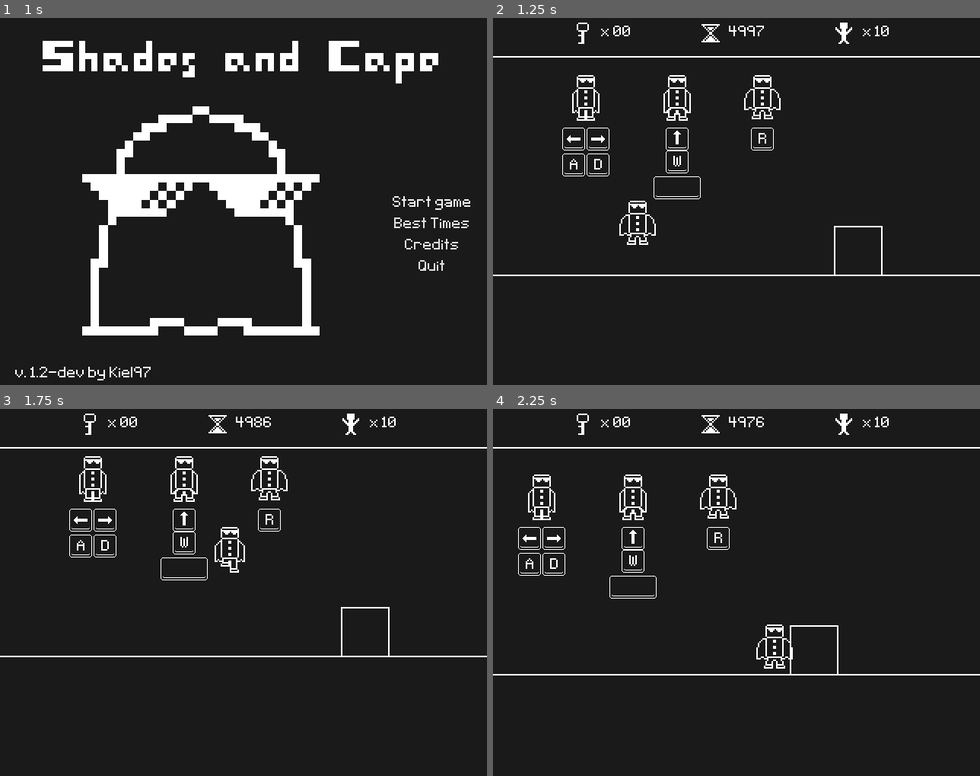
Above: before the commit, frames 1-4 (two rows, left to right).
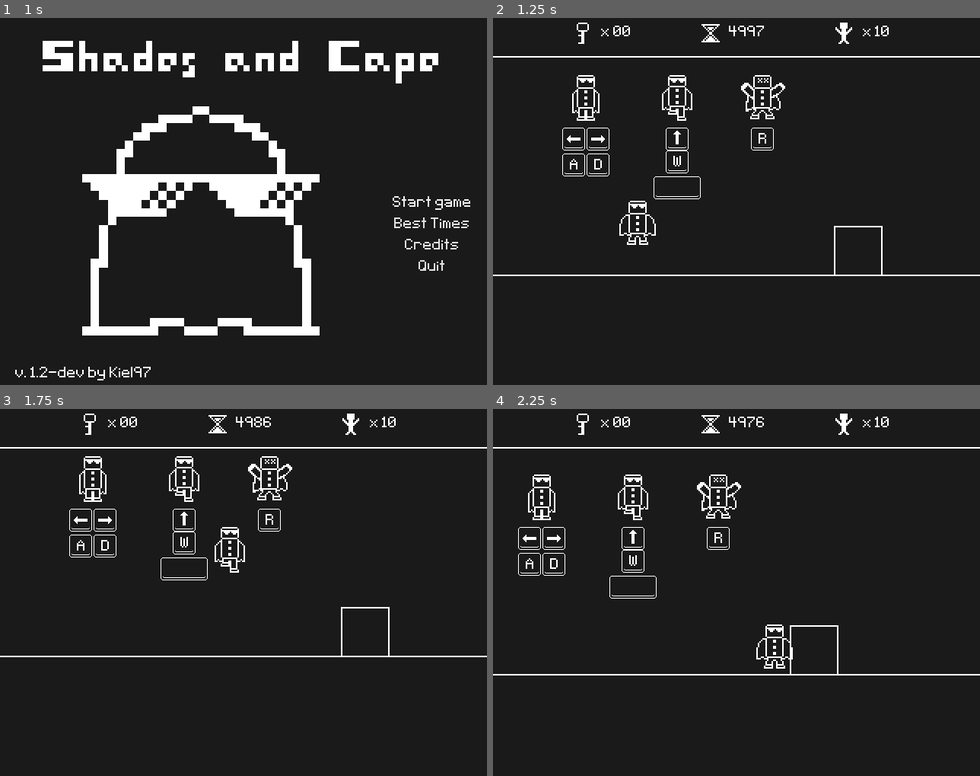
Above: after the commit, the same moments.

Repository: Kiel97/bialjam2019
Game: Godot game, scene res://Menu/MainMenu.tscn
Same seed, same stepped clock (60 frames per second), same inputs: the game is played once before the commit and once after it. Sound files missing from this copy of the repository are replaced by a short silence.
Inputs:
- Up to frame 1 (1 s): click "Start game" at 0.5 s
- Up to frame 2 (1.25 s): no input
- Up to frame 3 (1.75 s): tap Enter (enter) at 1.25 s; hold Right (move_right) from 1.28 s (still down); hold Enter (enter) from 1.28 s (still down); tap Up (jump) at 1.52 s
- Up to frame 4 (2.25 s): keep holding Right (move_right); release Enter (enter) at 2.03 s; tap Enter (enter) at 2.1 s

Frame 1 is identical in both runs. In frame 2, 0.4% of the frame differs, in the area x 34-60%, y 16-29%; in frame 3, 0.4%; in frame 4, 0.4%.

Commit message:
Fixed help section misplaced sprites

Diff:
--- a/Bialjam2019/Help Sprites/HelpSection.tscn
+++ b/Bialjam2019/Help Sprites/HelpSection.tscn
@@ -65,10 +65,9 @@
 position = Vector2( 0, -16 )
 texture = ExtResource( 6 )
 region_enabled = true
-region_rect = Rect2( 32, 0, 32, 32 )
+region_rect = Rect2( 64, 0, 32, 32 )
 
 [node name="RetryHelp" type="Node2D" parent="."]
-editor/display_folded = true
 position = Vector2( 56, 0 )
 
 [node name="Key_Up" type="Sprite" parent="RetryHelp"]
@@ -80,4 +79,4 @@
 position = Vector2( 0, -16 )
 texture = ExtResource( 6 )
 region_enabled = true
-region_rect = Rect2( 96, 0, 32, 32 )
+region_rect = Rect2( 128, 0, 32, 32 )
